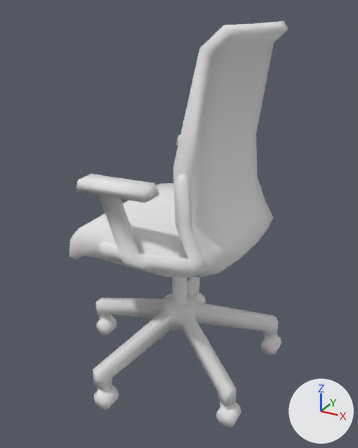
One commit to the OBJ model media/model/mapmodel/nieb/chair_office/model.obj: the scene before it, then after it.
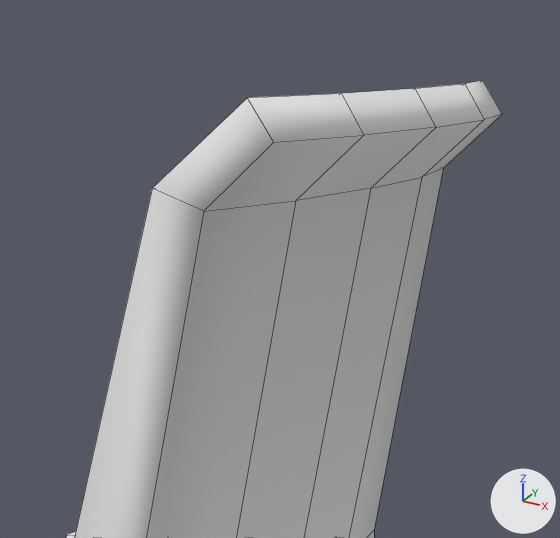
Old and new are each drawn whole from a camera (50 mm lens) standing at (8.34, -15.21, 13.86) and looking at (0.01, -0.06, 6.28) and again close up on the part from 45% to 85% of the width and 0% to 31% of the height. Arrows for +X, +Y and +Z are at lower right; the lights stay in place. The close-ups show mesh edges as thin lines. Where no turn or scale is listed for an object, it has been applied to the vertices.

The first close-up shows 'model.obj'.
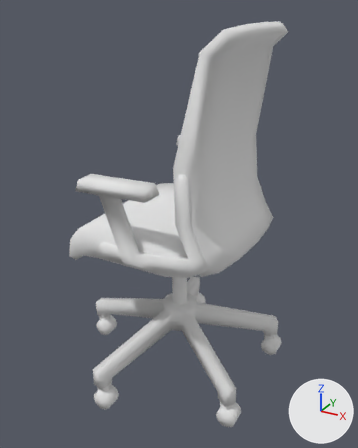
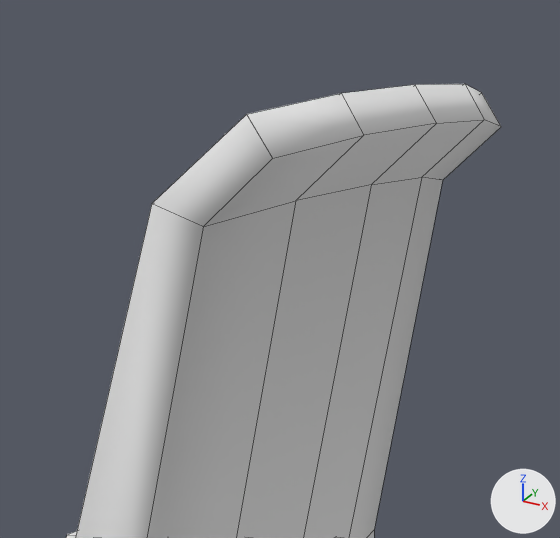
What differs and where, as boxes (x1, y1, x2, y2) in the close-ups (560 x 538 px; the box of a moved part takes in the faces that stretch with it):
'model.obj', reshaped: before (66, 80, 502, 538); after (66, 84, 501, 538)
part 1 of me_model_obj, moved or reshaped: (75, 93, 364, 538) in both
part 2 of me_model_obj, moved or reshaped: before (236, 80, 502, 538); after (236, 84, 501, 538)

What changed in the scene script:
```text
Change me_model_obj:
    where me_model_obj.from_pydata(...)  # 504 vertices, 516 faces; spans x -4.22..3.67, y -4.12..4.12, z 0.0..13.41
    used by ob_model_obj
    verts and faces of me_model_obj; kept vertices keep their numbers, new ones are numbered from 504
    before: 2 (2.37, -2.48, 12.69) at pixel (203, 211), 3 (1.97, -2.48, 12.82) at pixel (152, 188), 4 (2.86, -2.48, 13.14) at pixel (273, 142), 5 (2.67, -2.48, 13.41) at pixel (247, 97)
    before: 8 (3.13, 0.0, 13.14) at pixel (436, 127), 9 (2.94, 0.0, 13.41) at pixel (415, 88), 10 (2.63, 0.0, 12.69) at pixel (370, 188), 11 (2.25, 0.0, 12.82), 38 (2.37, 2.48, 12.69) at pixel (443, 168)
    before: 39 (1.97, 2.48, 12.82), 40 (2.86, 2.48, 13.14) at pixel (502, 114), 41 (2.67, 2.48, 13.41) at pixel (482, 80)
    me_model_obj part 1
    add for i in [3, 4, 5]: verts[i] += (0.0, 0.0, -0.1)
    add verts[2] = (2.37, -2.48, 12.58)  # moved, pixel (203, 226)
    me_model_obj part 2
    add for i in [8, 9, 10]: verts[i] += (0.0, 0.0, 0.02)
    add for i in [39, 40, 41]: verts[i] += (0.0, 0.0, -0.1)
    add verts[11] = (2.25, 0.0, 12.85)  # moved
    add verts[38] = (2.37, 2.48, 12.58)  # moved, pixel (442, 180)
    remove me_model_obj.materials.append(mat_material1)  # white #e7e7e7
    remove me_model_obj.materials.append(mat_default)  # white #e7e7e7
```
